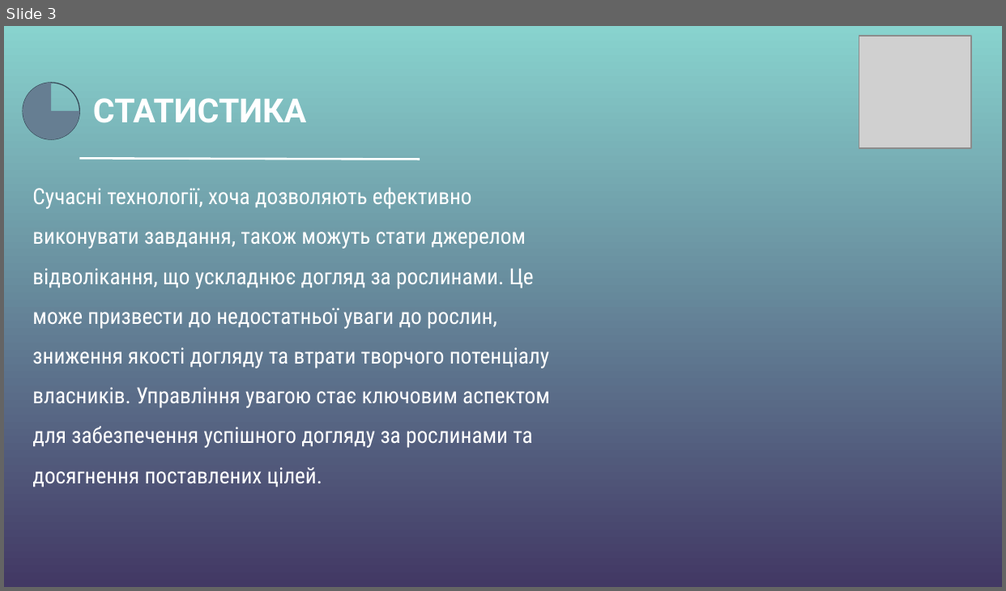
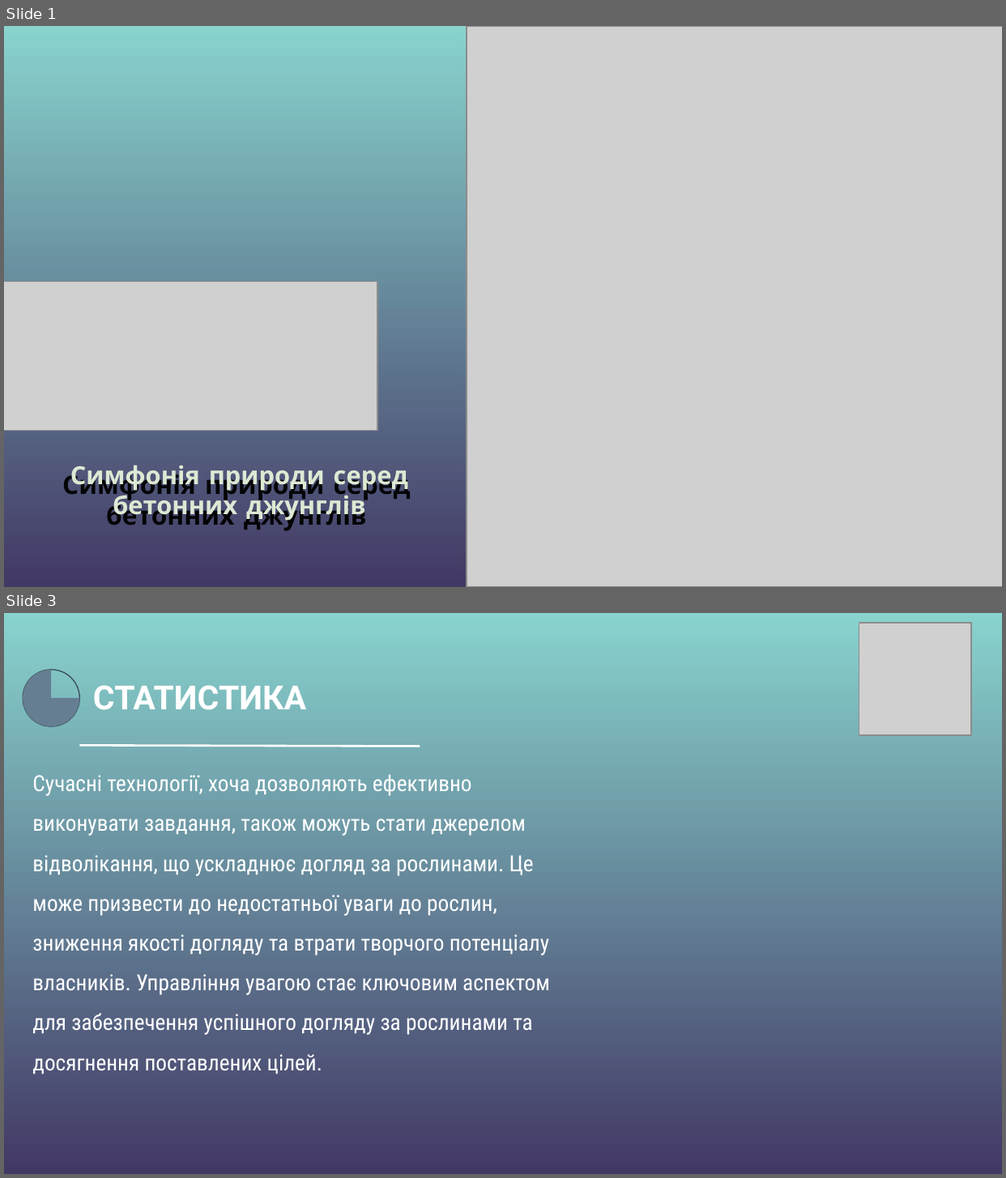
Before and after one commit to Exaster/Presentation, a slide deck: Презентація.pptx. Shown one above the other, each under a label of ours: slide 3 before the commit, slides 1 and 3 after it; the slides between them are not shown. The pictures are 1006x591 and 1006x1178 pixels, drawn with LibreOffice and Linux fonts; fonts in the diff are those of the drawing; grey boxes stand for pictures; background and template pictures are left out. Boxes give left, top, right and bottom in pixels: in the first picture for what was removed or moved away, otherwise in the second. Text is boxed around its words. In the diff, an @@ line names an element or a change of style, - is before the commit and + after.

```diff
--- a/Презентація.pptx
+++ b/Презентація.pptx
@@ slide 1 added at (x1=4, y1=26, x2=1002, y2=587), background gradient #88D3CE to #423864 @@
@@ picture added at (x1=466, y1=26, x2=1002, y2=587) @@
@@ picture added at (x1=4, y1=281, x2=377, y2=431) @@
@@ text added at (x1=70, y1=465, x2=411, y2=531), 18 pt, text #DDE9D3, bold @@
+Симфонія природи серед бетонних джунглів
```
Also in this commit, not shown: 1 slide changed, 1 slide removed.
